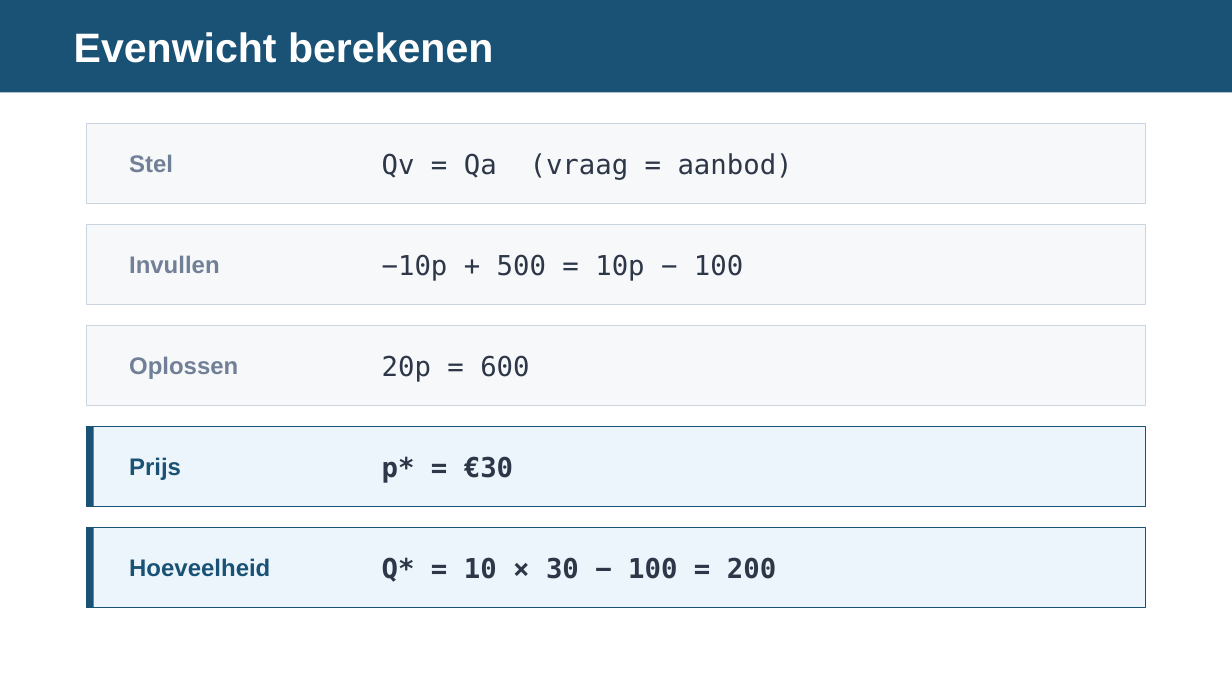
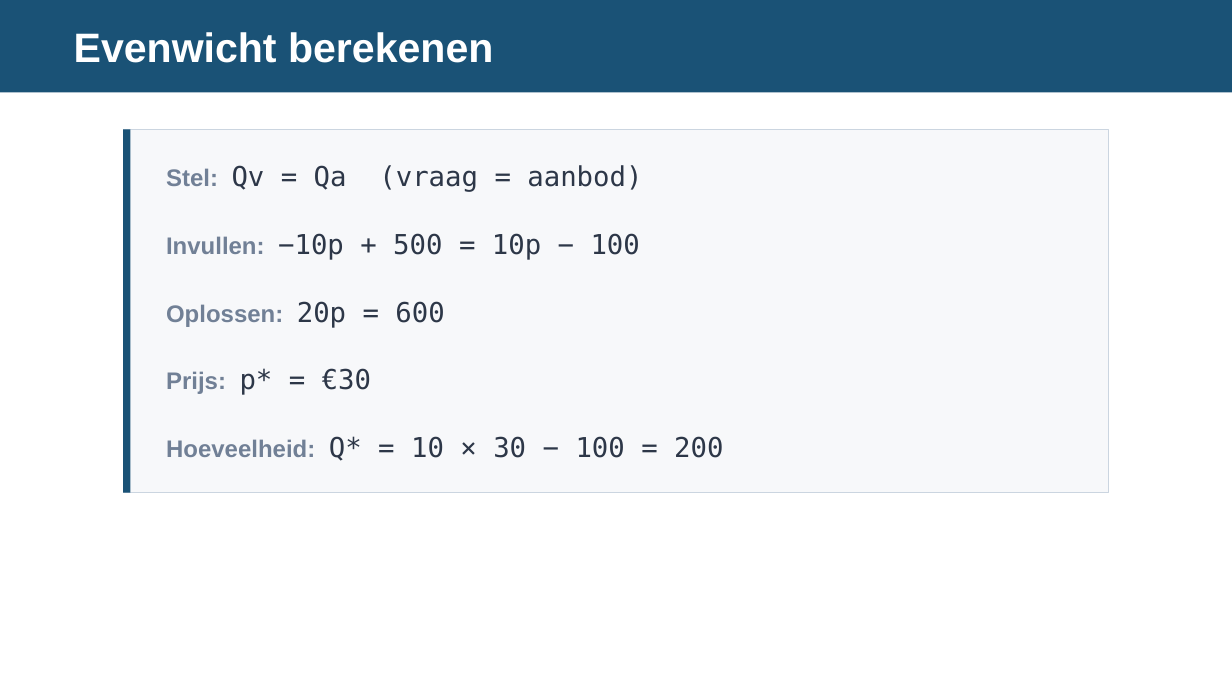
Before and after one commit to meijer1973/economie-vwo4-m3, a slide deck: slide 6 of 3.2 Hoofdstuk 2 - Marktvormen en hun marktevenwicht/3.2.2 Paragraaf 2 - Volkomen concurrentie/2. Leren/3.2.2 Volkomen concurrentie – presentatie.pptx. Drawn at 1232x693 pixels with LibreOffice and Linux fonts; fonts in the diff are those of the drawing. Boxes give left, top, right and bottom in pixels: in the first picture for what was removed or moved away, otherwise in the second. Text is boxed around its words. In the diff, an @@ line names an element or a change of style, - is before the commit and + after.

```diff
--- a/3.2 Hoofdstuk 2 - Marktvormen en hun marktevenwicht/3.2.2 Paragraaf 2 - Volkomen concurrentie/2. Leren/3.2.2 Volkomen concurrentie – presentatie.pptx
+++ b/3.2 Hoofdstuk 2 - Marktvormen en hun marktevenwicht/3.2.2 Paragraaf 2 - Volkomen concurrentie/2. Leren/3.2.2 Volkomen concurrentie – presentatie.pptx
@@ rectangle: place and size @@
-rectangle at box(86, 123, 1146, 203)
+rectangle at box(123, 129, 1109, 493)
@@ rectangle added at box(123, 129, 131, 493), fill #1A5276 @@
@@ text removed at box(129, 154, 173, 172) @@
-Stel
@@ text at box(166, 165, 642, 192): text changed @@
-Qv = Qa (vraag = aanbod)
+Stel: Qv = Qa (vraag = aanbod)
@@ rectangle removed at box(86, 224, 1146, 304) @@
@@ text at box(166, 233, 640, 260): text changed @@
-−10p + 500 = 10p − 100
+Invullen: −10p + 500 = 10p − 100
@@ text removed at box(129, 255, 220, 273) @@
-Invullen
@@ rectangle removed at box(86, 325, 1146, 405) @@
@@ text at box(166, 301, 444, 328): text changed; size 16 to 14 pt; font DejaVu Sans Mono to Arial; text colour #2D3748 to #718096; bold on @@
-20p = 600
+Oplossen: 20p = 600
@@ text removed at box(129, 356, 238, 379) @@
-Oplossen
@@ text at box(166, 368, 371, 395): text changed; size 16 to 14 pt; font DejaVu Sans Mono to Arial; text colour #2D3748 to #718096 @@
-p* = €30
+Prijs: p* = €30
@@ rectangle removed at box(86, 426, 1146, 506) @@
@@ rectangle removed at box(86, 426, 94, 506) @@
@@ text at box(166, 436, 723, 461): text changed; bold off @@
-Q* = 10 × 30 − 100 = 200
+Hoeveelheid: Q* = 10 × 30 − 100 = 200
@@ text removed at box(129, 457, 181, 480) @@
-Prijs
@@ rectangle removed at box(86, 527, 1146, 607) @@
@@ rectangle removed at box(86, 527, 94, 607) @@
@@ text removed at box(129, 558, 270, 577) @@
-Hoeveelheid
```
Also in this commit, not shown: 8 other slides changed, 3 slides added, 6 other files.
